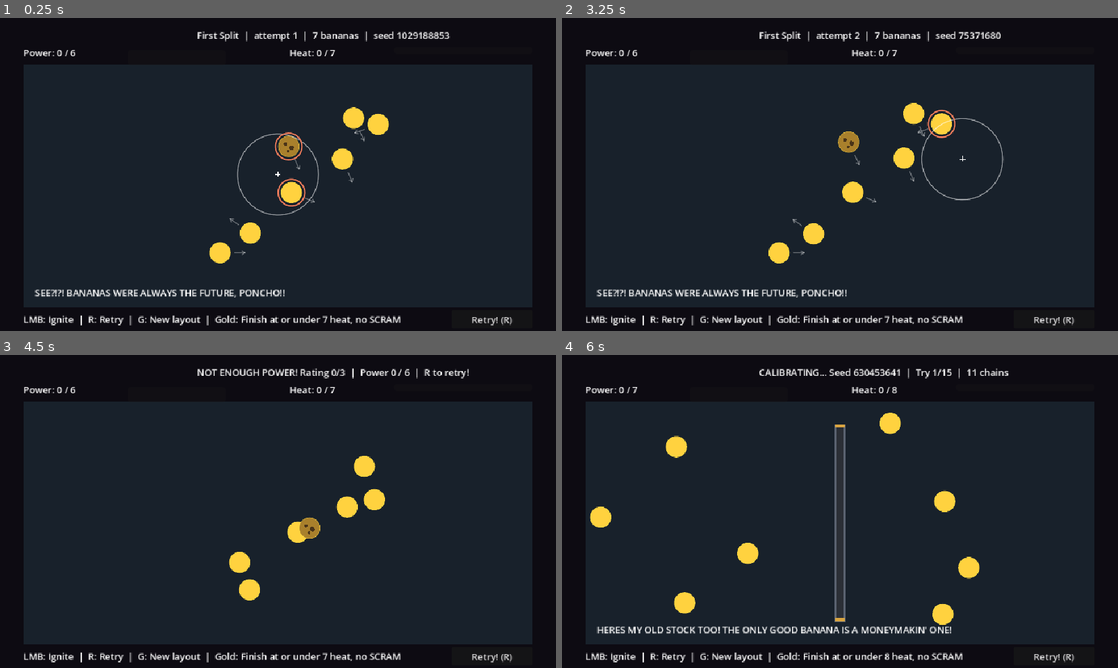
Above: before the commit, frames 1-4 (two rows, left to right).
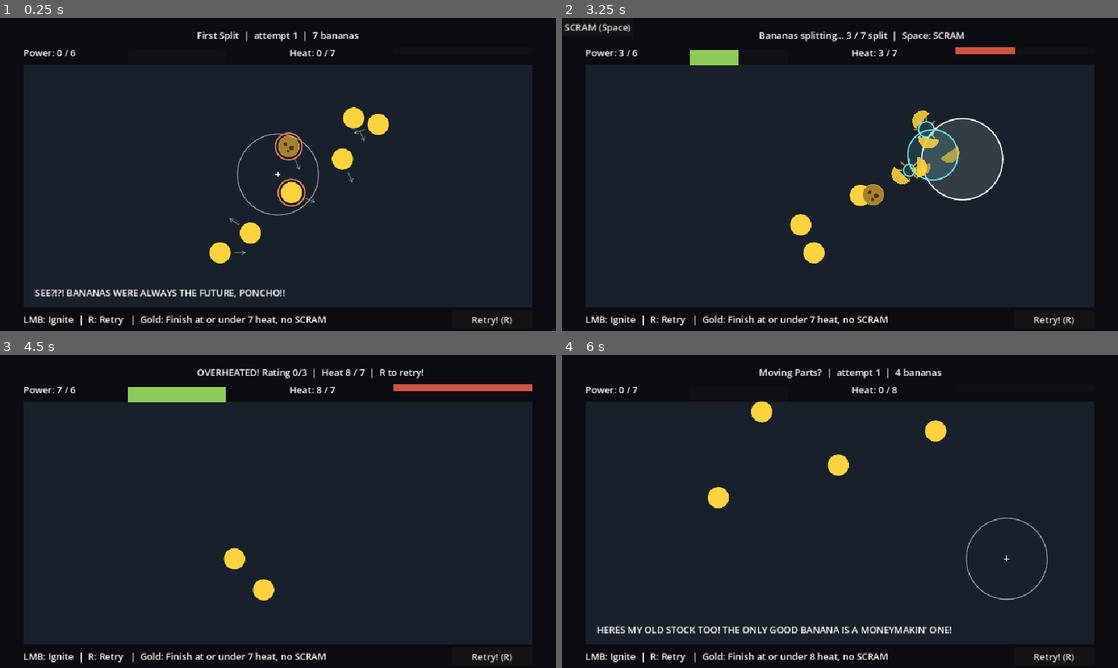
Above: after the commit, the same moments.

Repository: UnderstoodUseYourUsernameHere/banana-fission
Game: Godot game, scene res://scenes/main.tscn
Two runs of this game, one before a commit and one after it. Both use one fixed random seed, a clock stepped at 60 frames per second and the inputs below.
Inputs (mouse positions are in pixels of both pictures, inside the frame that each line leads up to):
- Up to frame 1 (0.25 s): no input
- Up to frame 2 (3.25 s): click "Retry! (R)" at 0.5 s; click "Retry! (R)" at 1.25 s; click "Retry! (R)" at 2 s; tap Enter at 2.75 s; move the mouse to (962, 158) at 2.77 s; press the mouse at (962, 158) at 2.78 s; hold Right from 2.78 s (still down); tap G (new_layout) at 3.05 s
- Up to frame 3 (4.5 s): release Right at 3.5 s; release the mouse at (400, 495) at 3.5 s; drag from (166, 527) to (250, 574) at 3.52 s; move the mouse to (333, 442) at 4.27 s; press the mouse at (333, 442) at 4.28 s; hold Right from 4.28 s (still down)
- Up to frame 4 (6 s): tap G (new_layout) at 4.55 s; release Right at 5 s; release the mouse at (895, 442) at 5 s; drag from (812, 574) to (673, 464) at 5.02 s; move the mouse to (1006, 558) at 5.77 s; hold Left from 5.78 s (still down); hold N (next_level) from 5.78 s (still down)

The runs differ from the first frame. In frame 1, 1.0% of the frame differs, in the area x 23-81%, y 4-99%; in frame 2, 8.6%, in the area x 0-82%, y 1-99%; in frame 3, 4.5%; in frame 4, 4.6%.

Commit message:
remove control rods and runtime layout validation

Diff:
--- a/scenes/levels/level_02.tscn
+++ b/scenes/levels/level_02.tscn
@@ -2,7 +2,7 @@
 
 [ext_resource type="Script" uid="uid://b5nhbirq8p17h" path="res://scripts/level.gd" id="1_vq1pa"]
 [ext_resource type="Script" uid="uid://bbbhkkqquiygk" path="res://scripts/spawn_rule.gd" id="2_3acmf"]
-[ext_resource type="PackedScene" uid="uid://ce30qcbfxosot" path="res://scenes/control_rod.tscn" id="3_c5o3r"]
+[ext_resource type="PackedScene" uid="uid://chn41nef2631r" path="res://scenes/banana.tscn" id="2_c5o3r"]
 
 [sub_resource type="Resource" id="Resource_i2aat"]
 script = ExtResource("2_3acmf")
@@ -21,6 +21,14 @@
 gold_heat_limit = 9
 spawn_rules = Array[ExtResource("2_3acmf")]([SubResource("Resource_i2aat")])
 
-[node name="ControlRod" parent="." unique_id=1333219731 instance=ExtResource("3_c5o3r")]
-position = Vector2(480, 290)
-size = Vector2(16, 340)
+[node name="Banana" parent="." unique_id=993941136 instance=ExtResource("2_c5o3r")]
+position = Vector2(345, 45)
+
+[node name="Banana2" parent="." unique_id=1889511718 instance=ExtResource("2_c5o3r")]
+position = Vector2(270, 246)
+
+[node name="Banana3" parent="." unique_id=1360865285 instance=ExtResource("2_c5o3r")]
+position = Vector2(477, 190)
+
+[node name="Banana4" parent="." unique_id=1442384144 instance=ExtResource("2_c5o3r")]
+position = Vector2(645, 131)
--- a/scripts/aim.gd
+++ b/scripts/aim.gd
@@ -5,7 +5,6 @@
 
 var bounds: Rect2 = Rect2()
 var targets: Array[Banana] = []
-var rods: Array[Rect2] = []
 var ignition_radius: float = 0.0
 
 var active: bool = false:
@@ -13,11 +12,10 @@
 		active = value
 		queue_redraw()
 
-func configure(chamber_bounds: Rect2, bananas: Array[Banana], pulse_radius: float, rod_rects: Array[Rect2]) -> void:
+func configure(chamber_bounds: Rect2, bananas: Array[Banana], pulse_radius: float) -> void:
 	bounds = chamber_bounds
 	targets = bananas
 	ignition_radius = pulse_radius
-	rods = rod_rects
 	active = true
 
 func _process(_delta: float) -> void:
@@ -31,7 +29,7 @@
 	if event.is_action_pressed("ignite"):
 		var world_position: Vector2 = get_global_mouse_position()
 
-		if bounds.has_point(world_position) and not _point_in_rod(world_position):
+		if bounds.has_point(world_position):
 			get_viewport().set_input_as_handled()
 			ignited.emit(world_position)
 
@@ -46,8 +44,6 @@
 
 	var centre: Vector2 = to_local(world_position)
 	var reticle_color: Color = Color(1.0, 1.0, 1.0, 0.55)
-	if _point_in_rod(world_position):
-		reticle_color = Color(1.0, 0.3, 0.3, 0.8)
 
 	draw_arc(
 		centre,
@@ -81,9 +77,7 @@
 		var reach: float = ignition_radius + banana.hit_radius
 
 		var in_range: bool = (world_position.distance_squared_to(banana.global_position)) <= reach * reach
-		var blocked: bool = ControlRod.blocks_line(world_position, banana.global_position, rods)
-
-		if in_range and not blocked:
+		if in_range:
 			draw_arc(
 				to_local(banana.global_position),
 				banana.hit_radius + 5.0,
@@ -108,9 +102,3 @@
 	draw_line(start, tip, guide_color, 1.5, true)
 	draw_line(tip, tip - direction.rotated(0.55) * 6.0, guide_color, 1.5, true)
 	draw_line(tip, tip - direction.rotated(-0.55) * 6.0, guide_color, 1.5, true)
-
-func _point_in_rod(point: Vector2) -> bool:
-	for rect in rods:
-		if rect.has_point(point):
-			return true
-	return false
--- a/scripts/banana.gd
+++ b/scripts/banana.gd
@@ -76,41 +76,12 @@
 	radius: float,
 	delta: float,
 	chamber_bounds: Rect2,
-	rods: Array[Rect2]
 ) -> PackedVector2Array:
 	var next_position: Vector2 = position_now + velocity_now * delta
 	var velocity: Vector2 = velocity_now
 
 	var minimum: Vector2 = chamber_bounds.position + Vector2.ONE * radius
 	var maximum: Vector2 = chamber_bounds.end - Vector2.ONE * radius
-
-	for rect in rods:
-		var padded: Rect2 = rect.grow(radius)
-
-		if not padded.has_point(next_position):
-			continue
-
-		var to_left: float = next_position.x - padded.position.x
-		var to_right: float = padded.end.x - next_position.x
-		var to_top: float = next_position.y - padded.position.y
-		var to_bottom: float = padded.end.y - next_position.y
-		var smallest: float = minf(
-			minf(to_left, to_right),
-			minf(to_top, to_bottom)
-		)
-
-		if smallest == to_left:
-			next_position.x = padded.position.x
-			velocity.x = -absf(velocity.x)
-		elif smallest == to_right:
-			next_position.x = padded.end.x
-			velocity.x = absf(velocity.x)
-		elif smallest == to_top:
-			next_position.y = padded.position.y
-			velocity.y = -absf(velocity.y)
-		else:
-			next_position.y = padded.end.y
-			velocity.y = absf(velocity.y)
 
 	if next_position.x < minimum.x:
 		next_position.x = minimum.x
@@ -128,7 +99,7 @@
 
 	return PackedVector2Array([next_position, velocity])
 
-func advance_motion(delta: float, chamber_bounds: Rect2, rods: Array[Rect2]) -> void:
+func advance_motion(delta: float, chamber_bounds: Rect2) -> void:
 	if not alive:
 		return
 
@@ -138,7 +109,6 @@
 		hit_radius,
 		delta,
 		chamber_bounds,
-		rods
 	)
 
 	global_position = stepped[0]
--- a/scripts/main.gd
+++ b/scripts/main.gd
@@ -7,7 +7,6 @@
 const HALF_SPEED: float = 140.0
 const IGNITION_RADIUS: float = 70.0
 const IGNITION_COLOR: Color = Color(1.0, 1.0, 1.0)
-const MAX_SEED_TRIES: int = 15
 
 enum RoundState {
 	AIMING,
@@ -40,34 +39,27 @@
 var split_count: int = 0
 var active_pulses: Array[Pulse] = []
 var bananas: Array[Banana] = []
-var generated: Array[Banana] = []
-var rods: Array[Rect2] = []
 var power_total: int = 0
 var heat_total: int = 0
 var scram_used: bool = false
 var earned_stars: int = 0
 
-var validating_layout: bool = false
-var validation_search: ShotSearch
-var validation_seed: int = 0
-var validation_tries: int = 0
-var validation_generation_failed: bool = false
 var layout_ready: bool = false
 
 func _ready() -> void:
 	_load_level()
 
 	aim.ignited.connect(_on_ignited)
-	aim.configure(chamber.get_global_rect(), bananas, IGNITION_RADIUS, rods)
+	aim.configure(chamber.get_global_rect(), bananas, IGNITION_RADIUS)
+	aim.active = layout_ready
 
 	retry_button.pressed.connect(_restart_attempt)
 	continue_button.pressed.connect(_on_continue_pressed)
 	scram_button.pressed.connect(_use_scram)
 	scram_button.visible = false
-	help_label.text = "LMB: Ignite  |  R: Retry  |  G: New layout  |  Gold: Finish at or under %d heat, no SCRAM" % mini(level.gold_heat_limit, heat_limit)
+	help_label.text = "LMB: Ignite  |  R: Retry   |  Gold: Finish at or under %d heat, no SCRAM" % mini(level.gold_heat_limit, heat_limit)
 	_update_status()
 	print("Bananilator ready!")
-	_generate_validated()
 
 func _on_ignited(world_position: Vector2) -> void:
 	if not layout_ready or state != RoundState.AIMING:
@@ -105,12 +97,6 @@
 		_use_scram()
 		return
 
-	if event.is_action_pressed("new_layout"):
-		get_viewport().set_input_as_handled()
-		Progress.attempt_seed = 0
-		get_tree().reload_current_scene()
-		return
-
 	if event.is_action_pressed("next_level"):
 		get_viewport().set_input_as_handled()
 		Progress.current_level = (Progress.current_level + 1) % Progress.level_count()
@@ -122,14 +108,12 @@
 		get_tree().change_scene_to_file("res://scenes/title.tscn")
 
 func _physics_process(delta: float) -> void:
-	if validating_layout:
-		return
 
 	if state == RoundState.AIMING or state == RoundState.REACTING:
 		var chamber_bounds: Rect2 = chamber.get_global_rect()
 
 		for banana in bananas:
-			banana.advance_motion(delta, chamber_bounds, rods)
+			banana.advance_motion(delta, chamber_bounds)
 
 	if state != RoundState.REACTING:
 		return
@@ -151,66 +135,12 @@
 			if not pulse.reaches(banana.global_position, banana.hit_radius):
 				continue
 
-			if ControlRod.blocks_line(pulse.global_position, banana.global_position, rods):
-				continue
-
 			banana.split()
 			if state != RoundState.REACTING:
 				return
 
 	if active_pulses.is_empty():
 		_finish_round()
-
-func _process(delta: float) -> void:
-	if not validating_layout:
-		return
-
-	if validation_generation_failed:
-		if level.fixed_seed != 0 or validation_tries >= MAX_SEED_TRIES:
-			push_warning("Generation failed and no seeds left after %d tries!" % validation_tries)
-			_finish_layout_validation(false)
-			return
-		validation_seed += 1
-		validation_tries += 1
-		Progress.attempt_seed = validation_seed
-		_start_validation_candidate()
-		return
-
-	if validation_search == null:
-		return
-
-	if not validation_search.step(1):
-		status.text = "CALIBRATING... Seed %d  |  Try %d/%d  |  %d chains" % [
-			validation_seed,
-			validation_tries,
-			MAX_SEED_TRIES,
-			validation_search.chains_run
-		]
-		return
-
-	if validation_search.result.get("valid", false):
-		Progress.attempt_seed = validation_seed
-		var result: Dictionary = validation_search.result
-
-		print("Seed %d OK: wait %.1fs, ignite near %s -> %d power / %d heat" % [
-			validation_seed,
-			result["wait"],
-			result["point"],
-			result["power"],
-			result["heat"]
-		])
-		_finish_layout_validation(true)
-		return
-
-	if level.fixed_seed != 0 or validation_tries >= MAX_SEED_TRIES:
-		push_warning("No verified winning layout found after %d tries!" % validation_tries)
-		_finish_layout_validation(false)
-		return
-
-	validation_seed += 1
-	validation_tries += 1
-	Progress.attempt_seed = validation_seed
-	_start_validation_candidate()
 
 func _spawn_pulse(world_position: Vector2, maximum_radius: float, ring_color: Color = Color(0.4, 0.95, 1.0)) -> void:
 	var pulse := PULSE_SCENE.instantiate() as Pulse
@@ -258,7 +188,7 @@
 
 	match state:
 		RoundState.AIMING:
-			status.text = "%s  |  attempt %d  |  %d bananas  |  seed %d" % [level.title, Progress.attempts_for(Progress.current_level) + 1, bananas.size(), Progress.attempt_seed]
+			status.text = "%s  |  attempt %d  |  %d bananas" % [level.title, Progress.attempts_for(Progress.current_level) + 1, bananas.size()]
 		RoundState.REACTING:
 			var scram_hint: String = ("  |  Space: SCRAM" if not scram_used else "  |  SCRAMMED")
 			status.text = "Bananas splitting... %d / %d split%s" % [split_count, bananas.size(), scram_hint]
@@ -323,105 +253,15 @@
 	intro.text = level.ratticus_line
 
 	bananas.clear()
-	rods.clear()
 
 	for child in level.get_children():
-		var rod := child as ControlRod
-		if rod != null:
-			rods.append(rod.world_rect())
-			continue
 
 		var banana := child as Banana
 		if banana == null:
 			continue
 		bananas.append(banana)
 		banana.split_occurred.connect(_on_banana_split)
-
-func _generate_bananas(seed_value: int) -> bool:
-	var expected: int = 0
-	for rule in level.spawn_rules:
-		if rule != null:
-			expected += rule.count
-	if expected == 0:
-		return true
-
-	var existing: Array[Vector2] = []
-	for banana in bananas:
-		existing.append(banana.global_position)
-
-	var specs: Array[Dictionary] = LevelGenerator.generate(level.spawn_rules, chamber.get_global_rect(), rods, existing, seed_value)
-	for spec in specs:
-		var banana := BANANA_SCENE.instantiate() as Banana
-		banana.kind = spec["kind"]
-		banana.drift_speed = spec["speed"]
-		banana.start_angle_degrees = spec["angle"]
-		level.add_child(banana)
-		banana.global_position = spec["position"]
-		bananas.append(banana)
-		generated.append(banana)
-		banana.split_occurred.connect(_on_banana_split)
-	return specs.size() == expected
-
-func _clear_generated() -> void:
-	for banana in generated:
-		bananas.erase(banana)
-		level.remove_child(banana)
-		banana.queue_free()
-	generated.clear()
-
-func _generate_validated() -> void:
-	var has_active_rule: bool = false
-
-	for rule in level.spawn_rules:
-		if rule != null and rule.count > 0:
-			has_active_rule = true
-			break
-
-	if not has_active_rule:
-		layout_ready = true
-		return
-
-	layout_ready = false
-	validating_layout = true
-	aim.active = false
-	validation_seed = Progress.attempt_seed
-	validation_tries = 1
-
-	_start_validation_candidate()
-	status.text = "CALIBRATING REACTOR..."
-
-func _start_validation_candidate() -> void:
-	_clear_generated()
-	validation_generation_failed = not _generate_bananas(validation_seed)
-	if validation_generation_failed:
-		validation_search = null
-		return
-
-	var probe := PULSE_SCENE.instantiate() as Pulse
-	var expansion: float = probe.expansion_time
-	var fade: float = probe.fade_time
-	probe.free()
-
-	validation_search = ShotSearch.new(
-		bananas,
-		chamber.get_global_rect(),
-		rods,
-		IGNITION_RADIUS,
-		expansion,
-		fade,
-		power_target,
-		heat_limit
-	)
-
-func _finish_layout_validation(accepted: bool) -> void:
-	validating_layout = false
-	validation_search = null
-	layout_ready = accepted
-	aim.active = accepted
-	if accepted:
-		_update_status()
-	else:
-		status.text = "LAYOUT UNAVAILABLE  |  G: try another layout  | Esc: menu"
+	layout_ready = true
 
 func _won() -> bool:
 	return heat_total <= heat_limit and power_total >= power_target
--- a/scripts/reaction_sim.gd
+++ /dev/null
@@ -1,183 +0,0 @@
-extends RefCounted
-class_name ReactionSim
-
-const TICK: float = 1.0 / 60.0
-const MAX_CHAIN_TICKS: int = 600
-
-static func make_state(bananas: Array[Banana]) -> Array[Dictionary]:
-	var out: Array[Dictionary] = []
-
-	for banana in bananas:
-		out.append({
-			"pos": banana.global_position,
-			"vel": banana.get_drift_velocity(),
-			"radius": banana.hit_radius,
-			"power": banana.power_yield,
-			"heat": banana.heat_yield,
-			"reaction": banana.reaction_radius,
-			"alive": true,
-		})
-	return out
-
-static func copy_state(state: Array[Dictionary]) -> Array[Dictionary]:
-	var out: Array[Dictionary] = []
-
-	for entry in state:
-		out.append(entry.duplicate())
-
-	return out
-
-static func advance_bananas(
-	state: Array[Dictionary],
-	delta: float,
-	chamber: Rect2,
-	rods: Array[Rect2]
-) -> void:
-	for entry in state:
-		if not entry["alive"]:
-			continue
-
-		var stepped: PackedVector2Array = Banana.step_motion(
-			entry["pos"],
-			entry["vel"],
-			entry["radius"],
-			delta,
-			chamber,
-			rods
-		)
-
-		entry["pos"] = stepped[0]
-		entry["vel"] = stepped[1]
-
-static func run_chain(
-	start_state: Array[Dictionary],
-	ignite_at: Vector2,
-	ignition_radius: float,
-	chamber: Rect2,
-	rods: Array[Rect2],
-	expansion_time: float,
-	fade_time: float,
-	heat_limit: int
-) -> Dictionary:
-	var state: Array[Dictionary] = copy_state(start_state)
-	var pulses: Array[Dictionary] = [{
-		"pos": ignite_at,
-		"max": ignition_radius,
-		"age": 0.0,
-	}]
-
-	var lifetime: float = expansion_time + fade_time
-	var power: int = 0
-	var heat: int = 0
-	var ticks: int = 0
-
-	while not pulses.is_empty() and ticks < MAX_CHAIN_TICKS:
-		ticks += 1
-
-		advance_bananas(
-			state,
-			TICK,
-			chamber,
-			rods
-		)
-
-		var surviving: Array[Dictionary] = []
-		var spawned: Array[Dictionary] = []
-
-		for pulse in pulses:
-			pulse["age"] += TICK
-
-			if pulse["age"] >= lifetime:
-				continue
-
-			surviving.append(pulse)
-
-			var radius: float = Pulse.radius_at(
-				pulse["age"],
-				pulse["max"],
-				expansion_time
-			)
-
-			for entry in state:
-				if not entry["alive"]:
-					continue
-
-				var combined: float = radius + entry["radius"]
-
-				if pulse["pos"].distance_squared_to(entry["pos"]) > combined * combined:
-					continue
-
-				if ControlRod.blocks_line(
-					pulse["pos"],
-					entry["pos"],
-					rods
-				):
-					continue
-
-				entry["alive"] = false
-				power += entry["power"]
-				heat += entry["heat"]
-
-				if heat > heat_limit:
-					return {"power": power, "heat": heat, "complete": true}
-
-				spawned.append({
-					"pos": entry["pos"],
-					"max": entry["reaction"],
-					"age": 0.0,
-				})
-		surviving.append_array(spawned)
-		pulses = surviving
-
-	return {"power": power, "heat": heat, "complete": pulses.is_empty()}
-
-static func find_winning_shot(
-	bananas: Array[Banana],
-	chamber: Rect2,
-	rods: Array[Rect2],
-	ignition_radius: float,
-	expansion_time: float,
-	fade_time: float,
-	power_target: int,
-	heat_limit: int,
-	max_wait: float = 6.0,
-	sample_step: float = 0.5
-) -> Dictionary:
-	var state: Array[Dictionary] = make_state(bananas)
-	var ticks_per_sample: int = int(round(sample_step / TICK))
-	var elapsed: float = 0.0
-
-	while elapsed <= max_wait + 0.001:
-		for entry in state:
-			var result: Dictionary = run_chain(
-				state,
-				entry["pos"],
-				ignition_radius,
-				chamber,
-				rods,
-				expansion_time,
-				fade_time,
-				heat_limit
-			)
-
-			if (
-				result["heat"] <= heat_limit
-				and result["power"] >= power_target
-			):
-				return {
-					"valid": true,
-					"wait": elapsed,
-					"point": entry["pos"],
-					"power": result["power"],
-					"heat": result["heat"]
-				}
-
-		for _tick in range(ticks_per_sample):
-			advance_bananas(
-				state,
-				TICK,
-				chamber,
-				rods
-			)
-		elapsed += sample_step
-	return {"valid": false}
--- a/scripts/shot_search.gd
+++ /dev/null
@@ -1,112 +0,0 @@
-extends RefCounted
-class_name ShotSearch
-
-var _state: Array[Dictionary] = []
-var _chamber: Rect2
-var _rods: Array[Rect2] = []
-
-var _ignition_radius: float
-var _expansion_time: float
-var _fade_time: float
-var _power_target: int
-var _heat_limit: int
-
-var _sample_ticks: int
-var _max_wait_ticks: int
-var _wait_ticks: int = 0
-var _candidate_index: int = 0
-
-var chains_run: int = 0
-var finished: bool = false
-var result: Dictionary = {"valid": false}
-
-func _init(
-	bananas: Array[Banana],
-	chamber: Rect2,
-	rods: Array[Rect2],
-	ignition_radius: float,
-	expansion_time: float,
-	fade_time: float,
-	power_target: int,
-	heat_limit: int,
-	max_wait: float = 6.0,
-	sample_step: float = 0.5,
-) -> void:
-	_state = ReactionSim.make_state(bananas)
-	_chamber = chamber
-	_rods = rods
-	_ignition_radius = ignition_radius
-	_expansion_time = expansion_time
-	_fade_time = fade_time
-	_power_target = power_target
-	_heat_limit = heat_limit
-
-	_sample_ticks = maxi(int(round(sample_step / ReactionSim.TICK)), 1)
-	_max_wait_ticks = int(round(max_wait / ReactionSim.TICK))
-
-	if _state.is_empty():
-		finished = true
-
-func step(chains_this_frame: int = 1) -> bool:
-	if finished:
-		return true
-
-	var chains_processed: int = 0
-	var chain_limit: int = maxi(chains_this_frame, 1)
-
-	while not finished and chains_processed < chain_limit:
-		if _candidate_index >= _state.size():
-			if _wait_ticks + _sample_ticks > _max_wait_ticks:
-				finished = true
-				break
-
-			for _tick in range(_sample_ticks):
-				ReactionSim.advance_bananas(
-					_state,
-					ReactionSim.TICK,
-					_chamber,
-					_rods
-				)
-
-			_wait_ticks += _sample_ticks
-			_candidate_index = 0
-
-		var entry: Dictionary = _state[_candidate_index]
-		_candidate_index += 1
-		chains_processed += 1
-		chains_run += 1
-
-		var point: Vector2 = entry["pos"]
-
-		if not _chamber.has_point(point):
-			continue
-
-		if ControlRod.blocks_line(point, point, _rods):
-			continue
-
-		var outcome: Dictionary = ReactionSim.run_chain(
-			_state,
-			point,
-			_ignition_radius,
-			_chamber,
-			_rods,
-			_expansion_time,
-			_fade_time,
-			_heat_limit
-
-		)
-
-		var power: int = int(outcome["power"])
-		var heat: int = int(outcome["heat"])
-
-		if (outcome.get("complete", false) and power >= _power_target and heat <= _heat_limit):
-			result = {
-				"valid": true,
-				"wait": float(_wait_ticks) * ReactionSim.TICK,
-				"wait_ticks": _wait_ticks,
-				"point": point,
-				"power": power,
-				"heat": heat,
-			}
-			finished = true
-	return finished
Not shown, removed: scripts/reaction_sim.gd.uid
Not shown, removed: scripts/shot_search.gd.uid
